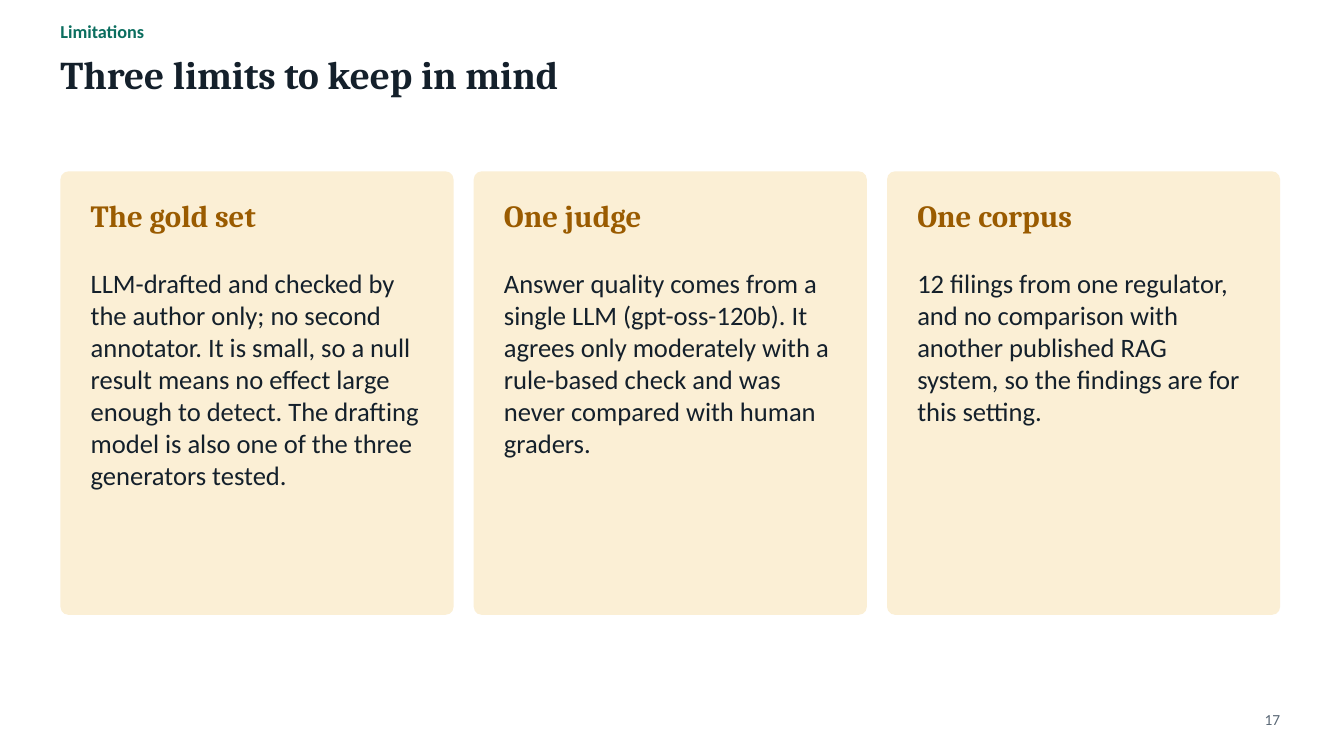
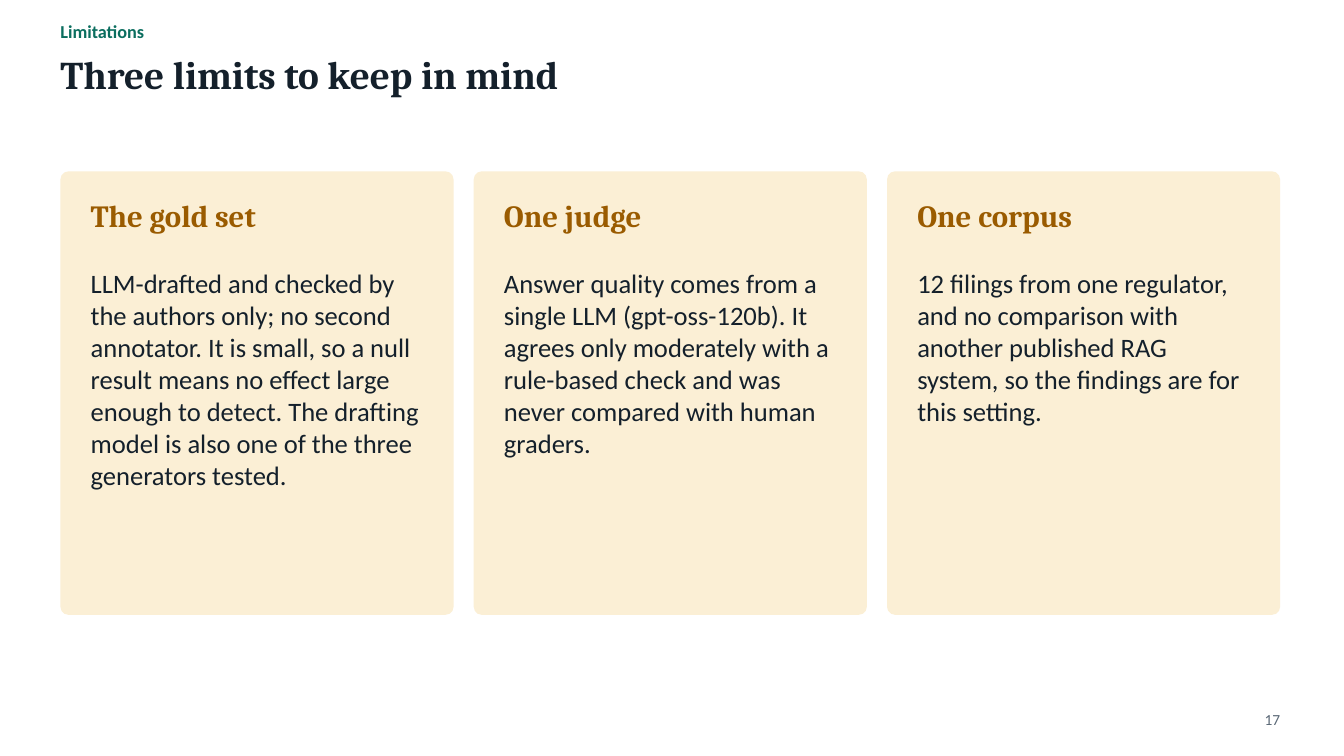
Before and after one commit to DarkkReaper007/RAG-for-financial-analysis, a slide deck: slide 17 of paper/slides.pptx. Drawn at 1344x756 pixels with LibreOffice and Linux fonts; fonts in the diff are those of the drawing. Boxes give left, top, right and bottom in pixels: in the first picture for what was removed or moved away, otherwise in the second. Text is boxed around its words. In the diff, an @@ line names an element or a change of style, - is before the commit and + after.

```diff
--- a/paper/slides.pptx
+++ b/paper/slides.pptx
@@ text at bbox=[91, 274, 418, 490]: text changed @@
-LLM-drafted and checked by the author only; no second annotator. It is small, so a null result means no effect large enough to detect. The drafting model is also one of the three generators tested.
+LLM-drafted and checked by the authors only; no second annotator. It is small, so a null result means no effect large enough to detect. The drafting model is also one of the three generators tested.
```
Also in this commit, not shown: 8 other files.
